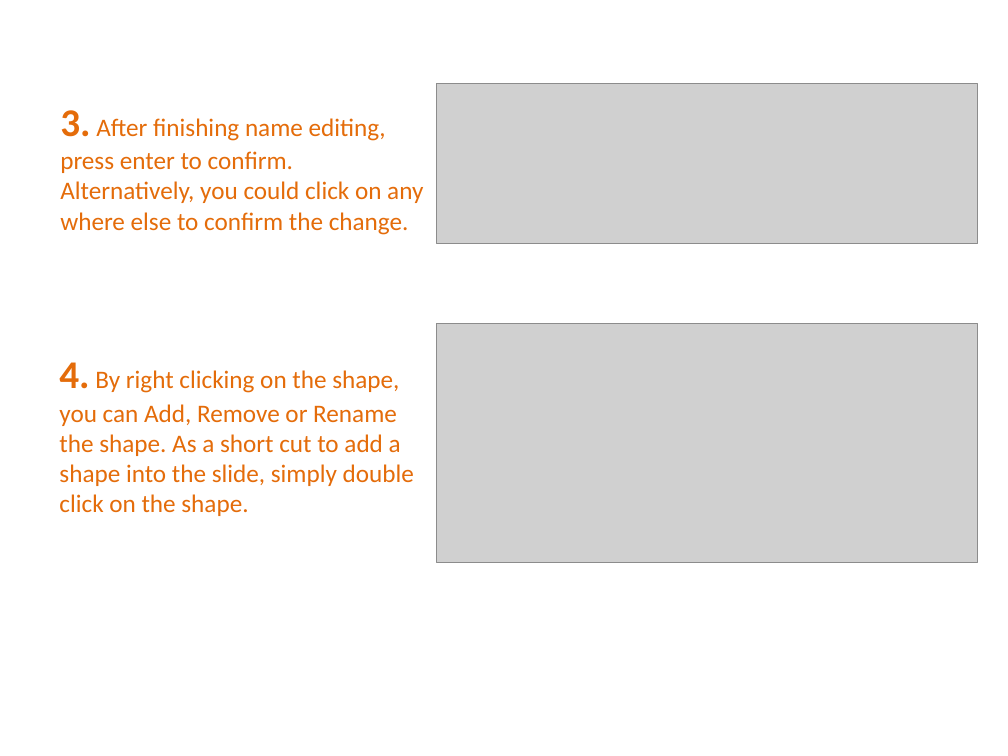
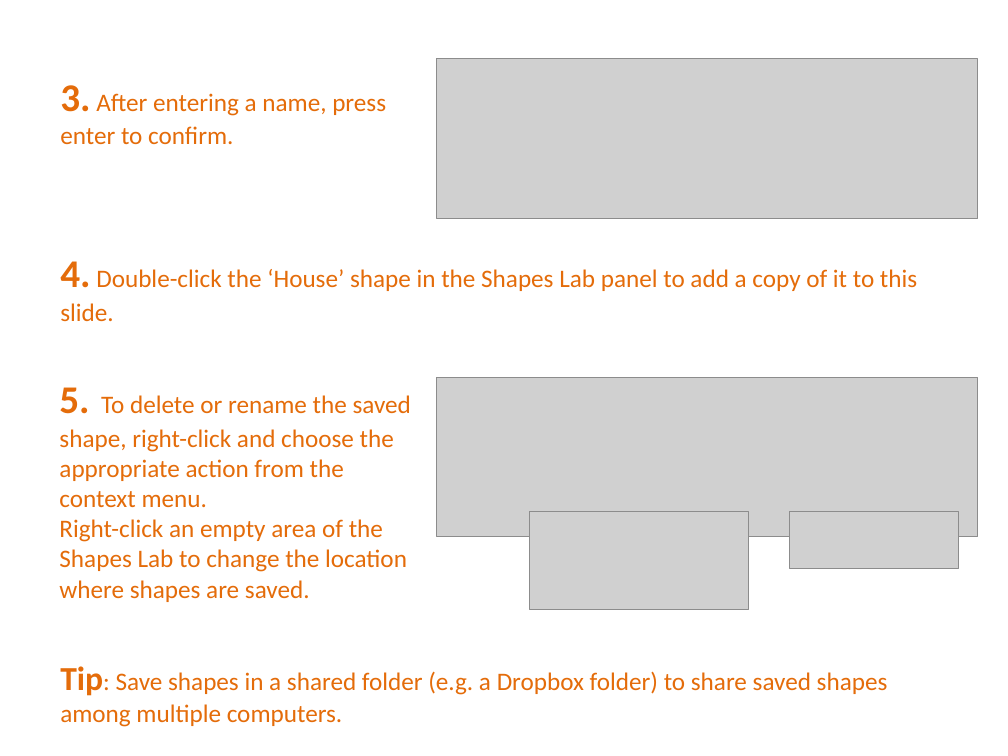
Before and after one commit to PowerPointLabs/PowerPointLabs, a slide deck: slide 30 of doc/PowerPointLabs Quick Tutorial.pptx. Drawn at 1008x756 pixels with LibreOffice and Linux fonts; fonts in the diff are those of the drawing; grey boxes stand for pictures. Boxes give left, top, right and bottom in pixels: in the first picture for what was removed or moved away, otherwise in the second. Text is boxed around its words. In the diff, an @@ line names an element or a change of style, - is before the commit and + after.

Commit message:
Refined the tutorial file for Colors Lab and Shapes Lab. Fixes #559 as well

```diff
--- a/doc/PowerPointLabs Quick Tutorial.pptx
+++ b/doc/PowerPointLabs Quick Tutorial.pptx
@@ picture: place and size @@
-picture at <box>436,84,978,243</box>
+picture at <box>436,58,978,219</box>
@@ text at <box>60,85,386,144</box>: text changed @@
-3. After finishing name editing, press enter to confirm. Alternatively, you could click on any where else to confirm the change.
+3. After entering a name, press enter to confirm.
@@ text added at <box>60,261,917,321</box>, 18 pt, text #E46C0A @@
+4. Double-click the ‘House’ shape in the Shapes Lab panel to add a copy of it to this slide.
@@ text at <box>59,387,411,602</box>: text changed @@
-4. By right clicking on the shape, you can Add, Remove or Rename the shape. As a short cut to add a shape into the slide, simply double click on the shape.
+5. To delete or rename the saved shape, right-click and choose the appropriate action from the context menu.
+Right-click an empty area of the Shapes Lab to change the location where shapes are saved.
@@ picture added at <box>436,377,978,537</box> @@
@@ picture: place and size @@
-picture at <box>436,323,978,562</box>
+picture at <box>529,511,749,610</box>
@@ picture added at <box>789,511,959,569</box> @@
@@ text added at <box>60,666,888,727</box>, 18 pt, text #E46C0A @@
+Tip: Save shapes in a shared folder (e.g. a Dropbox folder) to share saved shapes among multiple computers.
```
Also in this commit, not shown: 3 other slides changed.
